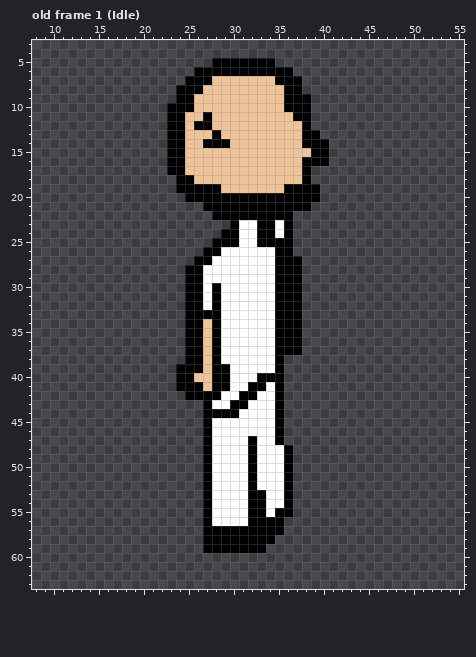
Pixel-art file -- Assets/Sprites/RunTest - Copy.aseprite. The picture above was drawn from the file before the commit.
64x64 pixels, 4 frames. Shown: old frame 1 (Idle): x 8..55, y 3..63. The commit also changed other frames, which this record leaves out.
And afterwards:
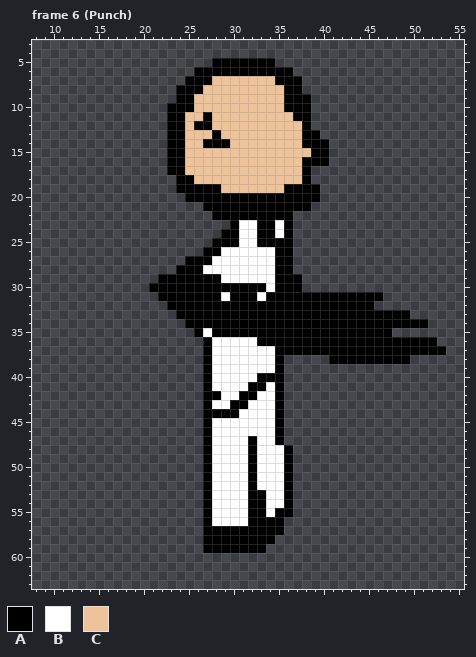
Palette (. is transparent): A #000000  B #ffffff  C #eec39a
A new or re-ordered frame is compared with the old frame closest to it.
The edit:
frames 4 -> 9
Frame 6 (Punch) is new; against old frame 1 (Idle):
Colour A is added in row 27 at x 25; in row 28 at x 24; in row 29 at x 22 to 24; in row 30 at x 21 to 24; in row 31 at x 22 to 24 and 38 to 46; in row 32 at x 23 to 24 and 38 to 45.
Colour A is added in row 33 at x 24 and 38 to 49; in row 34 at x 38 to 51; in row 35 at x 38 to 47; in row 36 at x 38 to 52; in row 37 at x 38 to 53; in row 38 at x 41 to 49.
Colour A replaces colour B in row 29 at x 27 to 28; in row 30 at x 27 and 29 to 33; in row 31 at x 27, 30 to 32 and 34; in row 32 at x 27 and 29 to 34; in rows 33 to 35 at x 29 to 34; in row 36 at x 33 to 34.
Colour A replaces colour C in row 34 at x 27; in rows 36 to 41 at x 27.
Colour B replaces colour A in rows 36 to 38 at x 28; in rows 39 to 41 at x 28 to 29.
Colour B replaces colour C in row 35 at x 27.
Colour A is gone in rows 27 to 28 at x 37; in row 35 at x 25; in rows 36 to 38 at x 25 to 26; in row 39 at x 24 to 26; in row 40 at x 24 to 25; in row 41 at x 24 to 26.
Colour A is gone in row 42 at x 25 to 26.
Colour C is gone in row 40 at x 26.
Pixel boxes of the changes (left, top, right, bottom) in both pictures:
changed: (149, 256, 446, 400)
